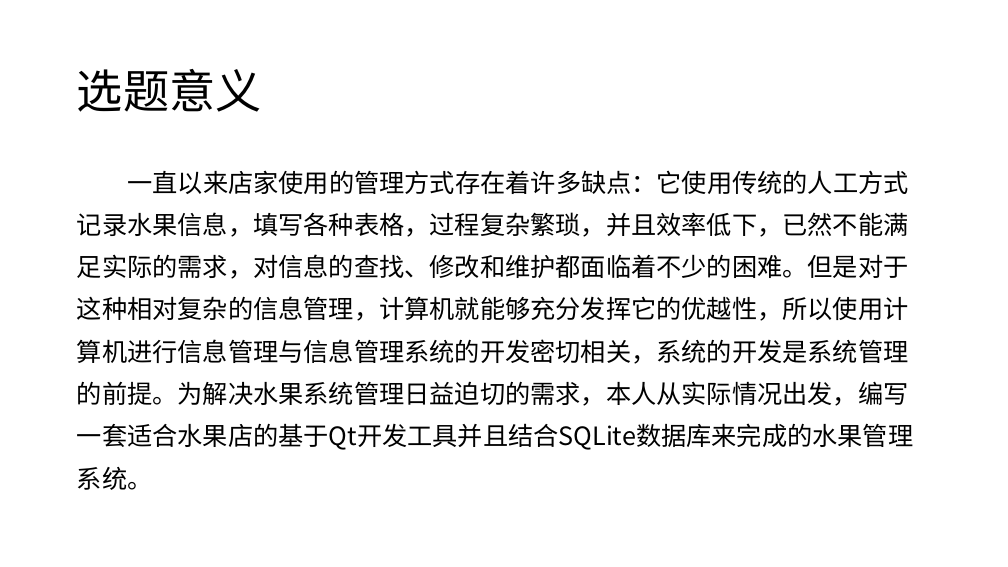
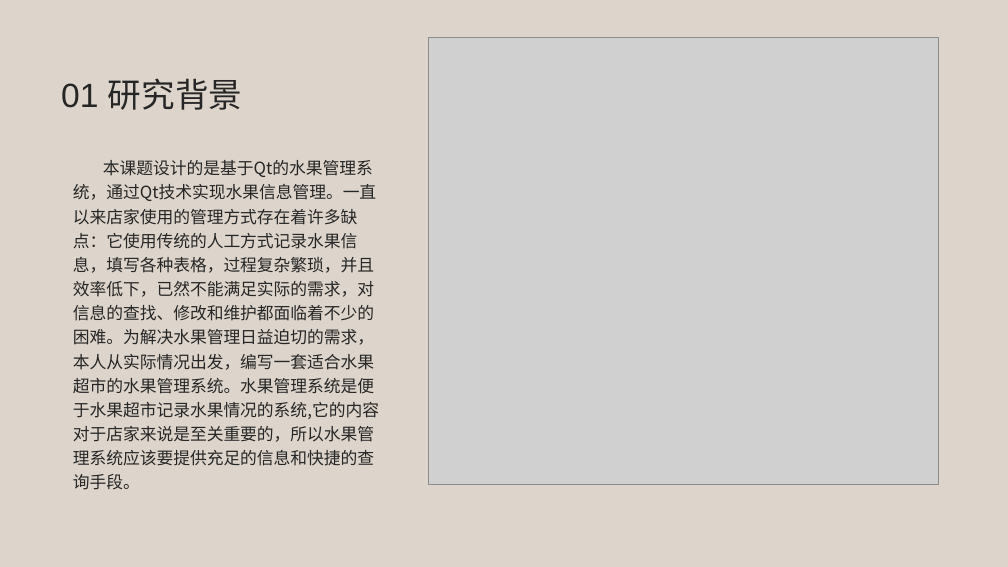
Before and after one commit to lanxuemeng/20151104789lanxuemeng, a slide deck: slide 4 of 基于QT的水果管理系统的设计与实现/答辩PPT/20151104789-兰雪萌-基于Qt的水果管理系统的设计与实现-答辩PPT.pptx (slide 3 before the commit). Drawn at 1008x567 pixels with LibreOffice and Linux fonts; fonts in the diff are those of the drawing; grey boxes stand for pictures; background and template pictures are left out. Boxes give left, top, right and bottom in pixels: in the first picture for what was removed or moved away, otherwise in the second. Text is boxed around its words. In the diff, an @@ line names an element or a change of style, - is before the commit and + after.

```diff
--- a/基于QT的水果管理系统的设计与实现/答辩PPT/20151104789-兰雪萌-基于Qt的水果管理系统的设计与实现-答辩PPT.pptx
+++ b/基于QT的水果管理系统的设计与实现/答辩PPT/20151104789-兰雪萌-基于Qt的水果管理系统的设计与实现-答辩PPT.pptx
@@ background picture (left out) to #DDD5CB @@
@@ picture added at bbox=[429, 38, 939, 485] @@
@@ title added at bbox=[61, 78, 242, 110], 32 pt, text #262626 @@
+01 研究背景
@@ title removed at bbox=[77, 69, 262, 112] @@
-选题意义
@@ text at bbox=[73, 160, 379, 466]: text changed; size 24 to 16 pt; text colour #000000 to #262626 @@
-一直以来店家使用的管理方式存在着许多缺点：它使用传统的人工方式记录水果信息，填写各种表格，过程复杂繁琐，并且效率低下，已然不能满足实际的需求，对信息的查找、修改和维护都面临着不少的困难。但是对于这种相对复杂的信息管理，计算机就能够充分发挥它的优越性，所以使用计算机进行信息管理与信息管理系统的开发密切相关，系统的开发是系统管理的前提。为解决水果系统管理日益迫切的需求，本人从实际情况出发，编写一套适合水果店的基于Qt开发工具并且结合SQLite数据库来完成的水果管理系统。
+本课题设计的是基于Qt的水果管理系统，通过Qt技术实现水果信息管理。一直以来店家使用的管理方式存在着许多缺点：它使用传统的人工方式记录水果信息，填写各种表格，过程复杂繁琐，并且效率低下，已然不能满足实际的需求，对信息的查找、修改和维护都面临着不少的困难。为解决水果管理日益迫切的需求，本人从实际情况出发，编写一套适合水果超市的水果管理系统。水果管理系统是便于水果超市记录水果情况的系统,它的内容对于店家来说是至关重要的，所以水果管理系统应该要提供充足的信息和快捷的查询手段。
```
Also in this commit, not shown: 3 other slides changed, 6 slides added, 5 slides removed.
